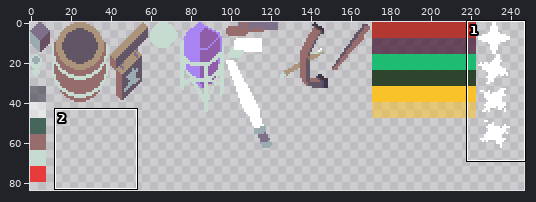
Two versions of one sprite sheet, gamestream_flutter/images/atlas-gameobjects.png. The picture above shows the old version from afar; the outline marks the close-up.
Close-up. Earlier state:
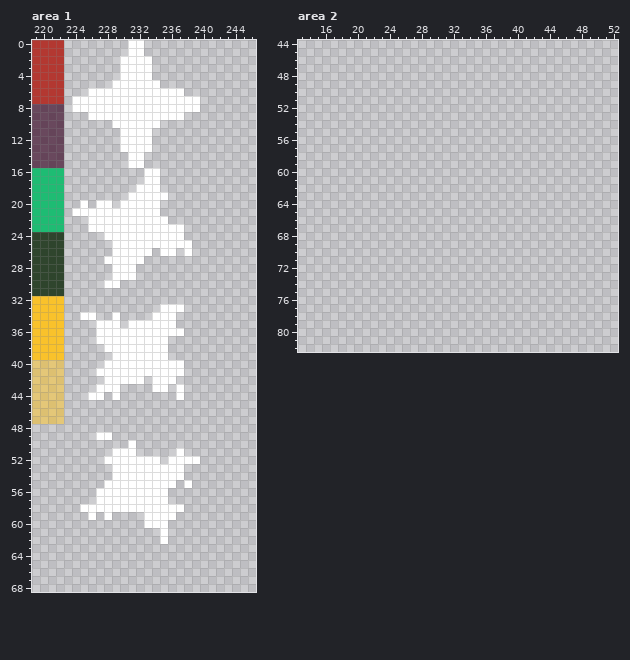
The file is 256x256 pixels. Shown: area 1: x 219..246, y 0..68; area 2: x 13..52, y 44..82. The wide view leaves out empty margins.
Once edited:
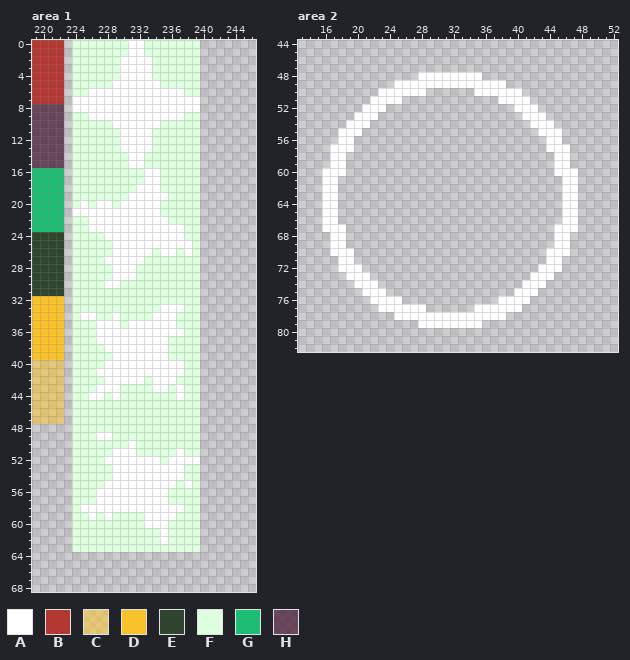
Palette (. is transparent): A #ffffff  B #b33831  C #f9c22b88  D #f9c22b  E #233b21ed  F #deffde  G #1ebc73  H #451934bc
Changes in this commit:
Changed rows in their new state; - is an unchanged pixel.
Area 1:
first column x 224:
 0 FFFFFFF--FFFFFFF
 1 FFFFFFF--FFFFFFF
 2 FFFFFF----FFFFFF
 3 FFFFFF----FFFFFF
 4 FFFFFF----FFFFFF
 5 FFFFF------FFFFF
 6 FF------------FF
 9 FF------------FF
10 FFFFF------FFFFF
11 FFFFFF----FFFFFF
12 FFFFFF----FFFFFF
13 FFFFFF----FFFFFF
14 FFFFFFF--FFFFFFF
15 FFFFFFF--FFFFFFF
16 FFFFFFFFF--FFFFF
17 FFFFFFFFF--FFFFF
18 FFFFFFFF---FFFFF
19 FFFFFFF-----FFFF
20 F-F--F-----FFFFF
21 -----------FFFFF
22 FF----------FFFF
23 FF------------FF
24 FFFF----------FF
25 FFFFF----------F
26 FFFFF-----F--F-F
27 FFFF-----FFFFFFF
28 FFFFF---FFFFFFFF
29 FFFFF---FFFFFFFF
30 FFFF--FFFFFFFFFF
31 FFFFFFFFFFFFFFFF
32 FFFFFFFFFFFFFFFF
33 FFFFFFFFFFF---FF
34 F--FF-FFFF---FFF
35 FFF---F------FFF
36 FFF-----------FF
37 FFF---------FFFF
38 FFFF--------FFFF
39 FFFFF-------FFFF
40 FFFF----------FF
41 FFF-----------FF
42 FFFF-----F---FFF
43 FFF---FFFF--F-FF
44 FF--F-FFFFFFF-FF
45 FFFFFFFFFFFFFFFF
46 FFFFFFFFFFFFFFFF
47 FFFFFFFFFFFFFFFF
48 FFFFFFFFFFFFFFFF
49 FFF--FFFFFFFFFFF
50 FFFFFFF-FFFFFFFF
51 FFFFF---FFFFF-FF
52 FFFF-------F----
53 FFFFF---------FF
54 FFFFF---------FF
55 FFFF---------F-F
56 FFF---------FFFF
57 FFF---------FFFF
58 F-------------FF
59 FF-F-FFFF----FFF
60 FFFFFFFFF---FFFF
61 FFFFFFFFFFF-FFFF
62 FFFFFFFFFFF-FFFF
63 FFFFFFFFFFFFFFFF
Area 2:
first column x 16:
48 ------------AAAAAAAA------------
49 ---------AAAAAAAAAAAAAA---------
50 -------AAAAAA------AAAAAA-------
51 ------AAAA------------AAAA------
52 -----AAA----------------AAA-----
53 ----AAA------------------AAA----
54 ---AAA--------------------AAA---
55 --AAA----------------------AAA--
56 --AA------------------------AA--
57 -AAA------------------------AAA-
58 -AA--------------------------AA-
59 -AA--------------------------AA-
60 AAA--------------------------AAA
61 AA----------------------------AA
62 AA----------------------------AA
63 AA----------------------------AA
64 AA----------------------------AA
65 AA----------------------------AA
66 AA----------------------------AA
67 AAA--------------------------AAA
68 -AA--------------------------AA-
69 -AA--------------------------AA-
70 -AAA------------------------AAA-
71 --AA------------------------AA--
72 --AAA----------------------AAA--
73 ---AAA--------------------AAA---
74 ----AAA------------------AAA----
75 -----AAA----------------AAA-----
76 ------AAAA------------AAAA------
77 -------AAAAAA------AAAAAA-------
78 ---------AAAAAAAAAAAAAA---------
79 ------------AAAAAAAA------------
